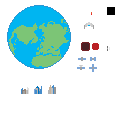
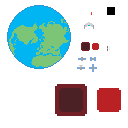
Before/after of a 128×128 layered artwork. What changed in the layer stack:
hid "Cities" over left=21, top=85, right=56, bottom=94
painted on "Healthbar" over left=55, top=84, right=121, bottom=116
